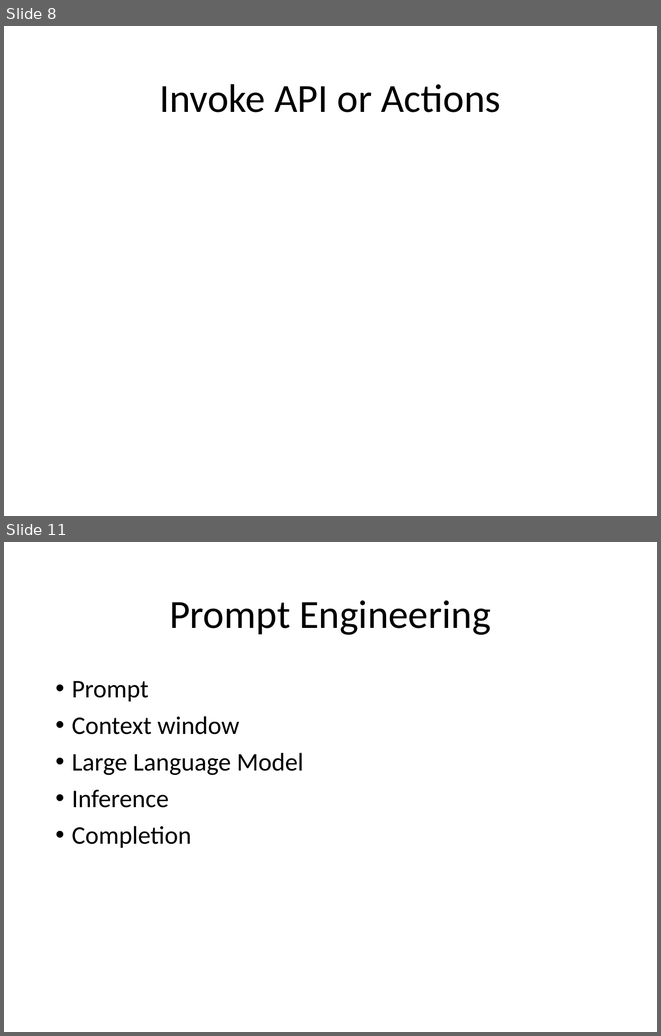
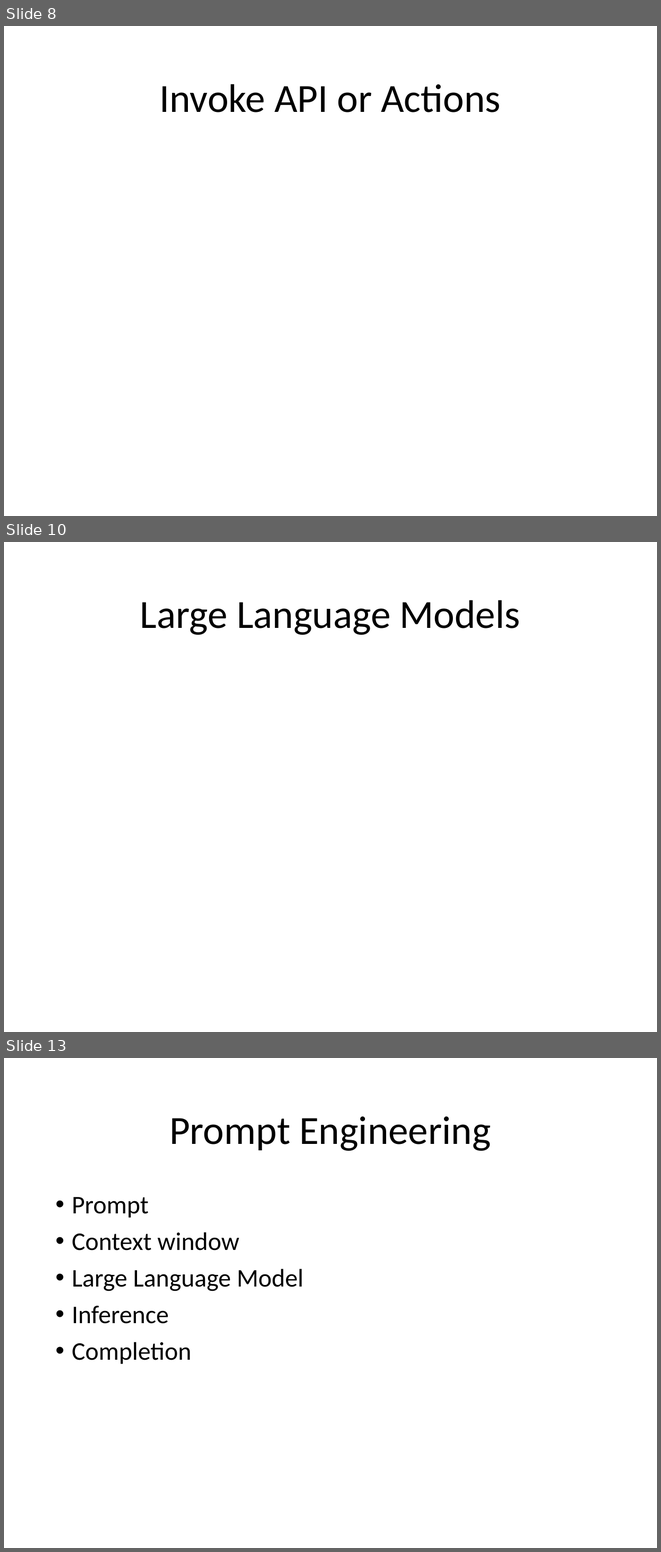
Before and after one commit to look4pritam/LargeLanguageModels, a slide deck: Presentations/LargeLanguageModels.pptx. Shown one above the other, each under a label of ours: slides 8 and 11 before the commit, slides 8, 10 and 13 after it; the slides between them are not shown. The pictures are 661x1036 and 661x1552 pixels, drawn with LibreOffice and Linux fonts; fonts in the diff are those of the drawing. Boxes give left, top, right and bottom in pixels: in the first picture for what was removed or moved away, otherwise in the second. Text is boxed around its words. In the diff, an @@ line names an element or a change of style, - is before the commit and + after.

```diff
--- a/Presentations/LargeLanguageModels.pptx
+++ b/Presentations/LargeLanguageModels.pptx
@@ slide 10 added at <box>4,542,657,1032</box>, background #FFFFFF @@
@@ title added at <box>140,600,520,635</box>, 44 pt, text #000000 @@
+Large Language Models
@@ what was slide 11 is now slide 13 @@
```
Also in this commit, not shown: 2 slides changed, 2 other slides added, 1 slide removed.
